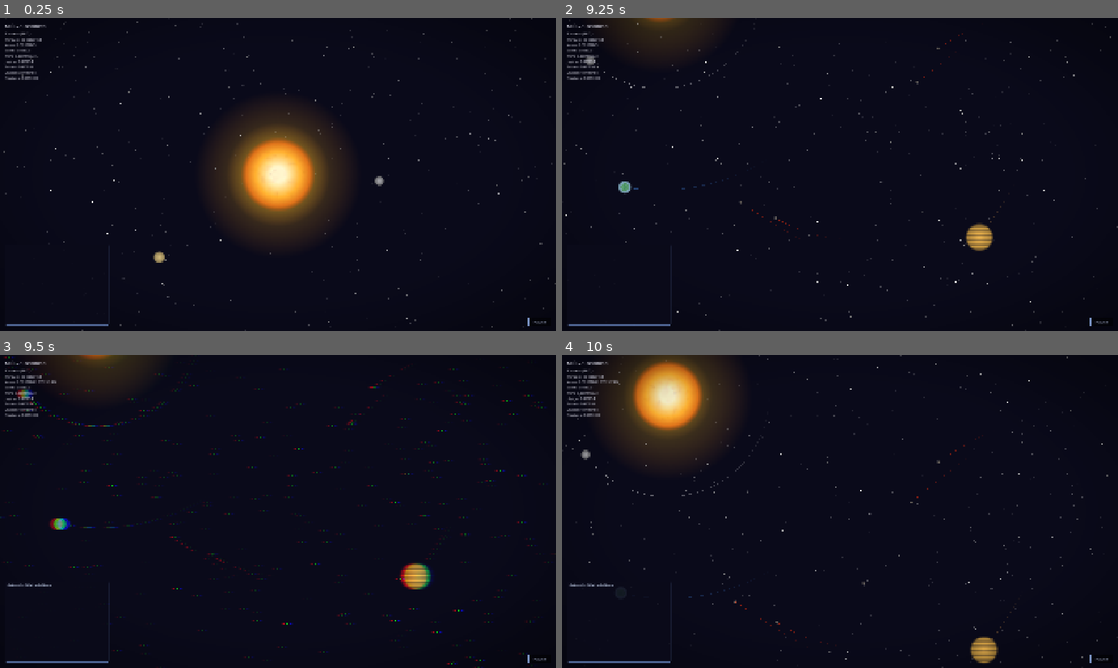
Above: before the commit, frames 1-4 (two rows, left to right).
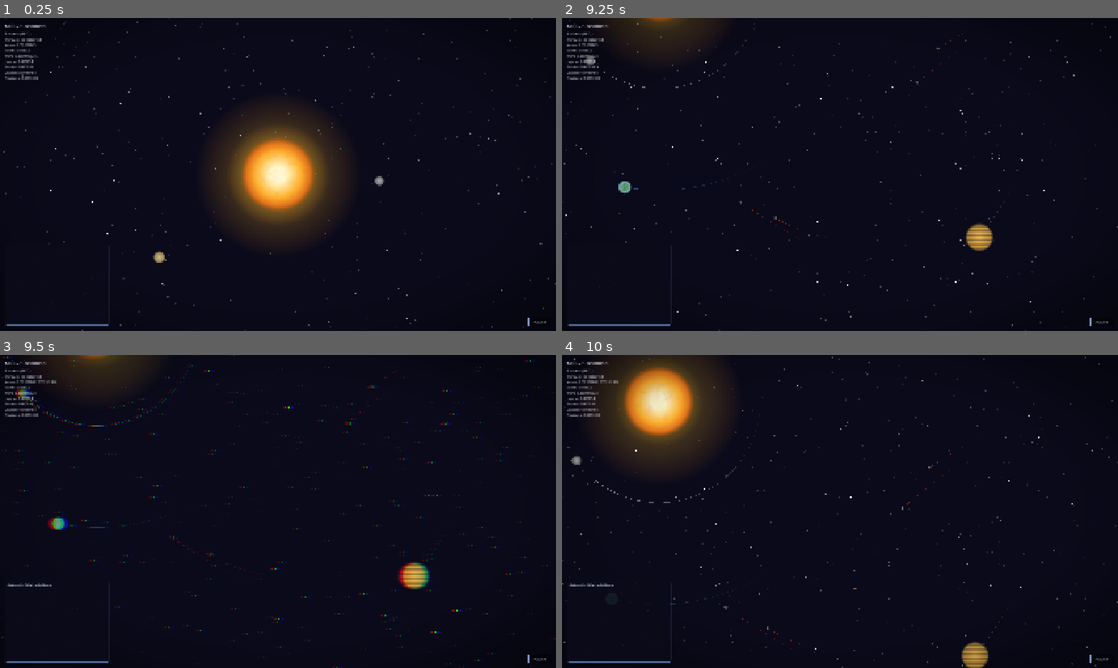
Above: after the commit, the same moments.

Repository: avantgardian/godot-space-idle
Game: Godot game, scene res://scenes/main.tscn
The game is run twice, just before and just after one commit, with the same random seed, the same clock (stepped at 60 frames per second) and the same inputs.
Inputs (mouse positions are in pixels of both pictures, inside the frame that each line leads up to):
- Up to frame 1 (0.25 s): no input
- Up to frame 2 (9.25 s): tap Enter at 0.5 s; move the mouse to (962, 158) at 0.52 s; hold Right (ui_right) 0.53-1.25 s; tap L every 1.5 s from 0.6 to 8.1 s; click (962, 158) at 0.67 s; drag from (728, 190) to (812, 237) at 1.27 s; move the mouse to (895, 105) at 2.02 s; hold Right (ui_right) 2.03-2.75 s; click (895, 105) at 2.17 s; drag from (812, 237) to (673, 127) at 2.77 s; move the mouse to (1006, 221) at 3.52 s; hold Left (ui_left) 3.53-4.25 s; click (1006, 221) at 3.67 s; drag from (673, 127) to (756, 96) at 4.27 s; move the mouse to (867, 174) at 5.02 s; hold Down (ui_down) 5.03-5.75 s; click (867, 174) at 5.17 s; drag from (756, 96) to (728, 190) at 5.77 s; move the mouse to (962, 158) at 6.52 s; hold Up (ui_up) 6.53-7.25 s; click (962, 158) at 6.67 s; drag from (728, 190) to (812, 237) at 7.27 s; move the mouse to (895, 105) at 8.02 s; hold Down (ui_down) 8.03-8.75 s; click (895, 105) at 8.17 s; drag from (812, 237) to (673, 127) at 8.77 s
- Up to frame 3 (9.5 s): no input
- Up to frame 4 (10 s): move the mouse to (1006, 558) at 9.52 s; hold Up (ui_up) from 9.53 s (still down); tap L at 9.6 s; click (1006, 558) at 9.67 s

Frames 1-2 are identical in both runs. In frame 3, 2.5% of the frame differs, in the area x 0-100%, y 0-100%; in frame 4, 4.0%.

Commit message:
Extract camera logic into camera_controller.gd extending Camera2D

Diff:
--- a/scenes/main.tscn
+++ b/scenes/main.tscn
@@ -9,11 +9,13 @@
 [ext_resource type="Script" uid="uid://lc3qs481xodg" path="res://scripts/saturn.gd" id="7_3cexz"]
 [ext_resource type="Script" uid="uid://dmo50hd20mo5e" path="res://scripts/uranus.gd" id="8_3ceyx"]
 [ext_resource type="Script" uid="uid://dj80qwr7odxpq" path="res://scripts/neptune.gd" id="9_3ceyz"]
+[ext_resource type="Script" path="res://scripts/camera_controller.gd" id="10"]
 
 [node name="Main" type="Node2D" unique_id=1112431360]
 script = ExtResource("1_3ceyx")
 
 [node name="Camera2D" type="Camera2D" parent="." unique_id=1136277576]
+script = ExtResource("10")
 
 [node name="StarField" type="Node2D" parent="." unique_id=1984048694]
 
--- /dev/null
+++ b/scripts/camera_controller.gd
@@ -0,0 +1,109 @@
+extends Camera2D
+
+@export var min_zoom: float = 0.3
+@export var max_zoom: float = 1.3
+@export var move_speed: float = 600.0
+@export var zoom_step: float = 0.05
+@export var zoom_lerp_speed: float = 10.0
+
+var target_zoom: float = 1.0
+var shake_intensity: float = 0.0
+
+var _dragging: bool = false
+var _drag_prev: Vector2
+var _scroll_accum: float = 0.0
+var _follow_target: Node2D = null
+
+func _ready():
+	zoom = Vector2(1, 1)
+	position = Vector2.ZERO
+
+func _process(delta):
+	var cur_zoom: float = zoom.x
+	if abs(cur_zoom - target_zoom) > 0.0001:
+		var new_zoom: float = lerp(cur_zoom, target_zoom, zoom_lerp_speed * delta)
+		if abs(new_zoom - target_zoom) < 0.001:
+			new_zoom = target_zoom
+		zoom = Vector2(new_zoom, new_zoom)
+	else:
+		zoom = Vector2(target_zoom, target_zoom)
+
+	if _follow_target:
+		if is_instance_valid(_follow_target) and not _follow_target._dead:
+			position = position.lerp(_follow_target.position, 3.0 * delta)
+		else:
+			_follow_target = null
+
+	var move := Vector2.ZERO
+	if Input.is_action_pressed("ui_right"):
+		move.x += 1
+	if Input.is_action_pressed("ui_left"):
+		move.x -= 1
+	if Input.is_action_pressed("ui_down"):
+		move.y += 1
+	if Input.is_action_pressed("ui_up"):
+		move.y -= 1
+	if move != Vector2.ZERO:
+		_follow_target = null
+		move = move.normalized() * move_speed * delta / zoom.x
+		position += move
+
+	if shake_intensity > 0.0:
+		shake_intensity = max(shake_intensity - 15.0 * delta, 0.0)
+		position += Vector2(randf_range(-1.0, 1.0), randf_range(-1.0, 1.0)) * shake_intensity
+
+func _input(event):
+	if event is InputEventMouseButton and event.pressed:
+		if event.button_index == MOUSE_BUTTON_WHEEL_UP:
+			zoom_in()
+		elif event.button_index == MOUSE_BUTTON_WHEEL_DOWN:
+			zoom_out()
+	if event is InputEventPanGesture:
+		_scroll_accum += event.delta.y
+		while _scroll_accum >= 0.3:
+			zoom_out()
+			_scroll_accum -= 0.3
+		while _scroll_accum <= -0.3:
+			zoom_in()
+			_scroll_accum += 0.3
+
+func follow_node(node: Node2D):
+	_follow_target = node
+	target_zoom = max_zoom
+
+func unfollow():
+	_follow_target = null
+
+func is_following() -> bool:
+	return _follow_target != null and is_instance_valid(_follow_target) and not _follow_target._dead
+
+func get_follow_target() -> Node2D:
+	return _follow_target
+
+func zoom_in():
+	target_zoom = clamp(target_zoom + zoom_step, min_zoom, max_zoom)
+
+func zoom_out():
+	target_zoom = clamp(target_zoom - zoom_step, min_zoom, max_zoom)
+
+func start_drag(screen_pos: Vector2):
+	_follow_target = null
+	_dragging = true
+	_drag_prev = screen_pos
+
+func end_drag():
+	_dragging = false
+
+func update_drag(screen_pos: Vector2):
+	if not _dragging:
+		return
+	var delta_vec: Vector2 = screen_pos - _drag_prev
+	position -= delta_vec / zoom.x
+	_drag_prev = screen_pos
+
+func trigger_shake(intensity: float):
+	shake_intensity = min(shake_intensity + intensity, 40.0)
+
+func get_blur_amount() -> float:
+	var t := (zoom.x - min_zoom) / (max_zoom - min_zoom)
+	return t * t * 5.0
--- a/scripts/main.gd
+++ b/scripts/main.gd
@@ -2,10 +2,6 @@
 
 @export var star_seed: int = 42
 @export var sun_texture_size: int = 256
-@export var camera_min_zoom: float = 0.3
-@export var camera_max_zoom: float = 1.3
-@export var camera_move_speed: float = 600.0
-@export var camera_zoom_step: float = 0.05
 
 const SCREEN_SIZE := Vector2(1920, 1080)
 const BG_COLOR := Color(0x0a / 255.0, 0x0a / 255.0, 0x1a / 255.0)
@@ -22,13 +18,8 @@
 var _sun_glow_outer: Sprite2D
 var _sun_glow_inner: Sprite2D
 var _sun_time: float = 0.0
-var _dragging: bool = false
-var _drag_prev: Vector2
 var _star_sprites: Array[Sprite2D]
 var _star_motion_scales: Array[float]
-var _target_zoom: float = 1.0
-var _zoom_lerp_speed: float = 10.0
-var _scroll_accum: float = 0.0
 const PLANET_SPEEDS := [47.4, 35.0, 29.8, 24.1, 13.1, 9.7, 6.8, 5.4]
 
 var sun_mass: float = 1.0
@@ -59,7 +50,6 @@
 	_generate_sun_texture()
 	_apply_sun_shader()
 	_generate_sun_glows()
-	_setup_camera()
 	_mass_label = $UI/MassLabel as Label
 	_planet_data = [
 		{ node = $Mercury, orbit_name = "MercuryOrbit", color0 = Color(1, 1, 1, 0.0), color1 = Color(1, 1, 1, 0.5), cf = 0.6, cc = Color(1, 0.9, 0.6, 0.5), cw = 2.0, cs = 48, ct = 0.8 },
@@ -180,7 +170,7 @@
 
 func _trigger_impact_effects():
 	_ca_impact = min(_ca_impact + 0.008, 0.015)
-	_shake_intensity = min(_shake_intensity + 12.5, 40.0)
+	$Camera2D.trigger_shake(12.5)
 
 func _setup_event_log():
 	var panel := Panel.new()
@@ -327,9 +317,11 @@
 	tween.tween_property(panel, "modulate", Color(1, 1, 1, 1), 0.25).set_ease(Tween.EASE_OUT).set_trans(Tween.TRANS_CUBIC)
 
 func _update_planet_popup():
-	if not _planet_popup or not _follow_target:
+	if not _planet_popup or not $Camera2D.is_following():
 		return
-	var node := _follow_target
+	var node = $Camera2D.get_follow_target()
+	if not node:
+		return
 	_popup_labels.mass.text = "%s  M☉" % str(node.mass)
 	var sidx := _find_planet_idx(node)
 	_popup_labels.speed.text = "%.1f  km/s" % (PLANET_SPEEDS[sidx] if sidx >= 0 else 0.0)
@@ -382,7 +374,7 @@
 	rng.seed = star_seed
 
 	var star_field := $StarField as Node2D
-	var tile_scale := 2.0 / camera_min_zoom
+	var tile_scale = 2.0 / $Camera2D.min_zoom
 
 	for cfg in STAR_LAYERS:
 		var image := Image.create(int(SCREEN_SIZE.x), int(SCREEN_SIZE.y), false, Image.FORMAT_RGBA8)
@@ -534,21 +526,14 @@
 	add_child(line)
 	move_child(line, planet.get_index())
 
-var _follow_target: Node2D = null
 var _planet_popup: Panel
 var _popup_labels: Dictionary
 
 var _post_process_mat: ShaderMaterial
 var _ca_impact: float = 0.0
-var _shake_intensity: float = 0.0
 var _event_log_entries: Array[Dictionary] = []
 const EVENT_LOG_DURATION := 60.0
 const MAX_LOG_ENTRIES := 30
-
-func _setup_camera():
-	var camera := $Camera2D as Camera2D
-	camera.zoom = Vector2(1, 1)
-	camera.position = Vector2.ZERO
 
 func _process(delta):
 	_sun_time += delta
@@ -647,49 +632,23 @@
 			var line: String = "%s: %s%s%s" % [PLANET_NAMES[i], str(m), change, status]
 			_planet_mass_labels[i].text = line
 
-	var camera := $Camera2D as Camera2D
-	var cur_zoom: float = camera.zoom.x
-	if abs(cur_zoom - _target_zoom) > 0.0001:
-		var new_zoom: float = lerp(cur_zoom, _target_zoom, _zoom_lerp_speed * delta)
-		if abs(new_zoom - _target_zoom) < 0.001:
-			new_zoom = _target_zoom
-		_apply_zoom(new_zoom)
-	else:
-		_apply_zoom(_target_zoom)
-
-	if _follow_target:
-		if is_instance_valid(_follow_target) and not _follow_target._dead:
-			camera.position = camera.position.lerp(_follow_target.position, 3.0 * delta)
-			_update_planet_popup()
-		else:
-			_follow_target = null
-			_hide_planet_popup()
-
-	_update_star_parallax(camera)
-
-	var move := Vector2.ZERO
-	if Input.is_action_pressed("ui_right"):
-		move.x += 1
-	if Input.is_action_pressed("ui_left"):
-		move.x -= 1
-	if Input.is_action_pressed("ui_down"):
-		move.y += 1
-	if Input.is_action_pressed("ui_up"):
-		move.y -= 1
-	if move != Vector2.ZERO:
-		_follow_target = null
-		_hide_planet_popup()
-		move = move.normalized() * camera_move_speed * delta / camera.zoom.x
-		camera.position += move
-
 	if _ca_impact > 0.0:
 		_ca_impact = max(_ca_impact - 0.02 * delta, 0.0)
 		if _post_process_mat:
 			_post_process_mat.set_shader_parameter("u_ca_impact", _ca_impact)
 
-	if _shake_intensity > 0.0:
-		_shake_intensity = max(_shake_intensity - 15.0 * delta, 0.0)
-		camera.position += Vector2(randf_range(-1.0, 1.0), randf_range(-1.0, 1.0)) * _shake_intensity
+	if _planet_popup and $Camera2D.is_following():
+		_update_planet_popup()
+	elif _planet_popup and not $Camera2D.is_following():
+		_hide_planet_popup()
+
+	_update_star_parallax()
+
+	var blur = $Camera2D.get_blur_amount()
+	for sprite in _star_sprites:
+		var mat := sprite.material as ShaderMaterial
+		if mat:
+			mat.set_shader_parameter("blur_amount", blur)
 
 	for i in range(_event_log_entries.size() - 1, -1, -1):
 		var entry := _event_log_entries[i]
@@ -701,14 +660,14 @@
 		else:
 			entry.label.modulate.a = 1.0 - ease(t, 0.5)
 
-func _update_star_parallax(camera: Camera2D):
-	var cam_pos := camera.position
-	var world_half := SCREEN_SIZE * 0.5 / camera.zoom.x
+func _update_star_parallax():
+	var cam_pos = $Camera2D.position
+	var world_half = SCREEN_SIZE * 0.5 / $Camera2D.zoom.x
 
 	for i in _star_sprites.size():
 		var sprite := _star_sprites[i]
 		var ms := _star_motion_scales[i]
-		var origin := -cam_pos * ms
+		var origin = -cam_pos * ms
 		sprite.position = Vector2(
 			origin.x + _align_floor(cam_pos.x - world_half.x - origin.x, SCREEN_SIZE.x),
 			origin.y + _align_floor(cam_pos.y - world_half.y - origin.y, SCREEN_SIZE.y)
@@ -717,16 +676,16 @@
 func _align_floor(offset: float, period: float) -> float:
 	return floor(offset / period) * period
 
-func _check_planet_click(screen_pos: Vector2, camera: Camera2D) -> Dictionary:
+func _check_planet_click(screen_pos: Vector2) -> Dictionary:
 	var closest: Dictionary
 	var found := false
 	var closest_dist := INF
 	for p in _planet_data:
 		if p.node._dead:
 			continue
-		var planet_screen: Vector2 = camera.get_canvas_transform() * p.node.position
+		var planet_screen: Vector2 = $Camera2D.get_canvas_transform() * p.node.position
 		var d := planet_screen.distance_to(screen_pos)
-		var hit_r: float = max(p.node.collision_radius * camera.zoom.x, 12.0)
+		var hit_r: float = max(p.node.collision_radius * $Camera2D.zoom.x, 12.0)
 		if d < hit_r and d < closest_dist:
 			closest = p
 			closest_dist = d
@@ -778,76 +737,35 @@
 	add_child(ring)
 	_impact_rings.append({ ring = ring, timer = timer })
 
-func _apply_zoom(new_zoom: float):
-	var camera := $Camera2D as Camera2D
-	camera.zoom = Vector2(new_zoom, new_zoom)
-
-	var blur_t := (new_zoom - camera_min_zoom) / (camera_max_zoom - camera_min_zoom)
-	var blur_amount := blur_t * blur_t * 5.0
-	for sprite in _star_sprites:
-		var mat := sprite.material as ShaderMaterial
-		if mat:
-			mat.set_shader_parameter("blur_amount", blur_amount)
-
-func _zoom_in():
-	_target_zoom = clamp(_target_zoom + camera_zoom_step, camera_min_zoom, camera_max_zoom)
-
-func _zoom_out():
-	_target_zoom = clamp(_target_zoom - camera_zoom_step, camera_min_zoom, camera_max_zoom)
-
-func _input(event):
+func _unhandled_input(event):
 	if event is InputEventMouseButton and event.pressed:
-		if event.button_index == MOUSE_BUTTON_WHEEL_UP:
-			_zoom_in()
-		elif event.button_index == MOUSE_BUTTON_WHEEL_DOWN:
-			_zoom_out()
-	if event is InputEventPanGesture:
-		_scroll_accum += event.delta.y
-		while _scroll_accum >= 0.3:
-			_zoom_out()
-			_scroll_accum -= 0.3
-		while _scroll_accum <= -0.3:
-			_zoom_in()
-			_scroll_accum += 0.3
-
-func _unhandled_input(event):
-	var camera := $Camera2D as Camera2D
-
-	if event is InputEventMouseButton and event.pressed:
-		var sun_screen: Vector2 = camera.get_canvas_transform() * $Sun.position
+		var sun_screen: Vector2 = $Camera2D.get_canvas_transform() * $Sun.position
 		var on_sun: bool = sun_screen.distance_to(event.position) < 60.0
 		if event.button_index == MOUSE_BUTTON_LEFT and on_sun:
 			sun_mass += 0.01
 			return
 
 		if event.button_index == MOUSE_BUTTON_LEFT:
-			var clicked := _check_planet_click(event.position, camera)
+			var clicked := _check_planet_click(event.position)
 			if not clicked.is_empty():
-				_follow_target = clicked.node
-				_target_zoom = camera_max_zoom
+				$Camera2D.follow_node(clicked.node)
 				_show_planet_popup(clicked.node)
 				return
 
 		if event.button_index == MOUSE_BUTTON_LEFT or event.button_index == MOUSE_BUTTON_MIDDLE:
-			_follow_target = null
+			$Camera2D.start_drag(event.position)
 			_hide_planet_popup()
-			_dragging = true
-			_drag_prev = event.position
 
 	if event is InputEventMouseButton and not event.pressed:
 		if event.button_index == MOUSE_BUTTON_LEFT or event.button_index == MOUSE_BUTTON_MIDDLE:
-			_dragging = false
-
-	if event is InputEventMouseMotion and _dragging:
-		var delta_vec: Vector2 = event.position - _drag_prev
-		camera.position -= delta_vec / camera.zoom.x
-		_drag_prev = event.position
+			$Camera2D.end_drag()
+
+	if event is InputEventMouseMotion and (Input.is_mouse_button_pressed(MOUSE_BUTTON_LEFT) or Input.is_mouse_button_pressed(MOUSE_BUTTON_MIDDLE)):
+		$Camera2D.update_drag(event.position)
 
 	if event is InputEventKey and event.pressed and not event.echo:
-		if event.keycode == KEY_EQUAL:
-			_zoom_in()
-		elif event.keycode == KEY_MINUS:
-			_zoom_out()
+		if event.keycode == KEY_EQUAL or event.keycode == KEY_MINUS:
+			pass
 		elif event.keycode == KEY_L:
 			_spawn_asteroid()
 
Not shown, added: scripts/camera_controller.gd.uid
